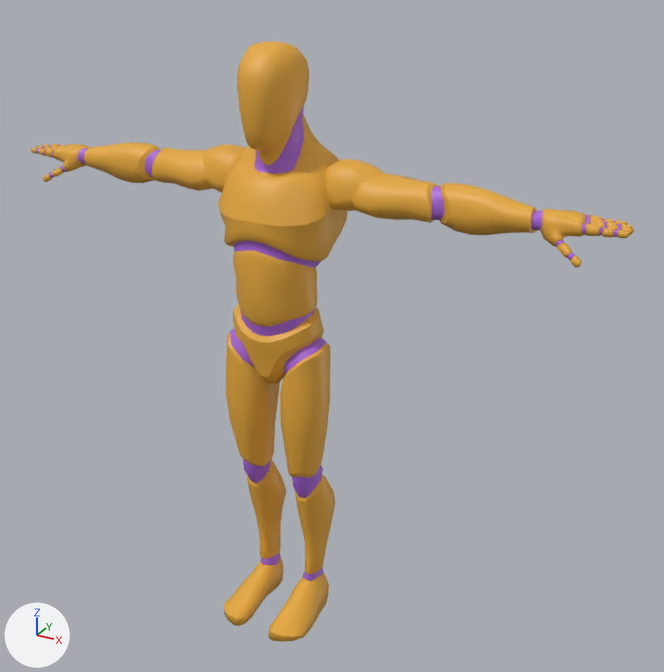
Before and after pictures for a commit that changed the glTF model packages/client/public/assets/character/competitor.glb.
The view is the same before and after, from a camera (50 mm lens) standing at (1.36, -2.15, 2.09) and looking at (0.11, 0.12, 0.96). Lighting does not change. The marker at lower left points along +X, +Y and +Z. The first picture is the older version. Mesh edges are drawn as thin lines on the coarser meshes.

Names of what the first picture shows: 'Mannequin'.
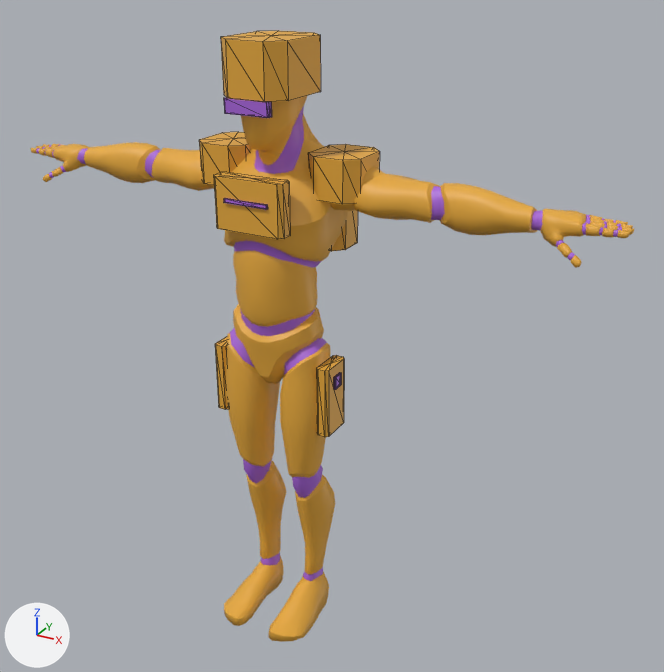
The change, as JSON lines over the scene's bpy script:
```json
{"op": "add", "block": "me_equipamento", "code": ["me_equipamento = bpy.data.meshes.new('Equipamento')", "me_equipamento.from_pydata(...)  # 216 vertices, 384 faces; spans x -0.262..0.262, y -0.157..0.292, z 0.717..1.843", "# faces by material slot: [224, 160]", "me_equipamento.materials.append(mat_m_main)  # orange #e7aa3a", "me_equipamento.materials.append(mat_m_joints)  # purple #aa66db"]}
{"op": "add", "block": "ob_equipamento", "code": ["ob_equipamento = bpy.data.objects.new('Equipamento', me_equipamento)", "ob_equipamento.location = (0.0, 0.0, 0.0)"]}
```

Location of each change, [x1, y1, x2, y2] in pixels of the pictures (664 x 672 px):
```json
{"object": "Equipamento", "change": "added", "after": [199, 31, 380, 437], "faces in mat_m_main (orange #e7aa3a)": [199, 31, 380, 437], "faces in mat_m_joints (purple #aa66db)": [224, 97, 341, 390]}
```
